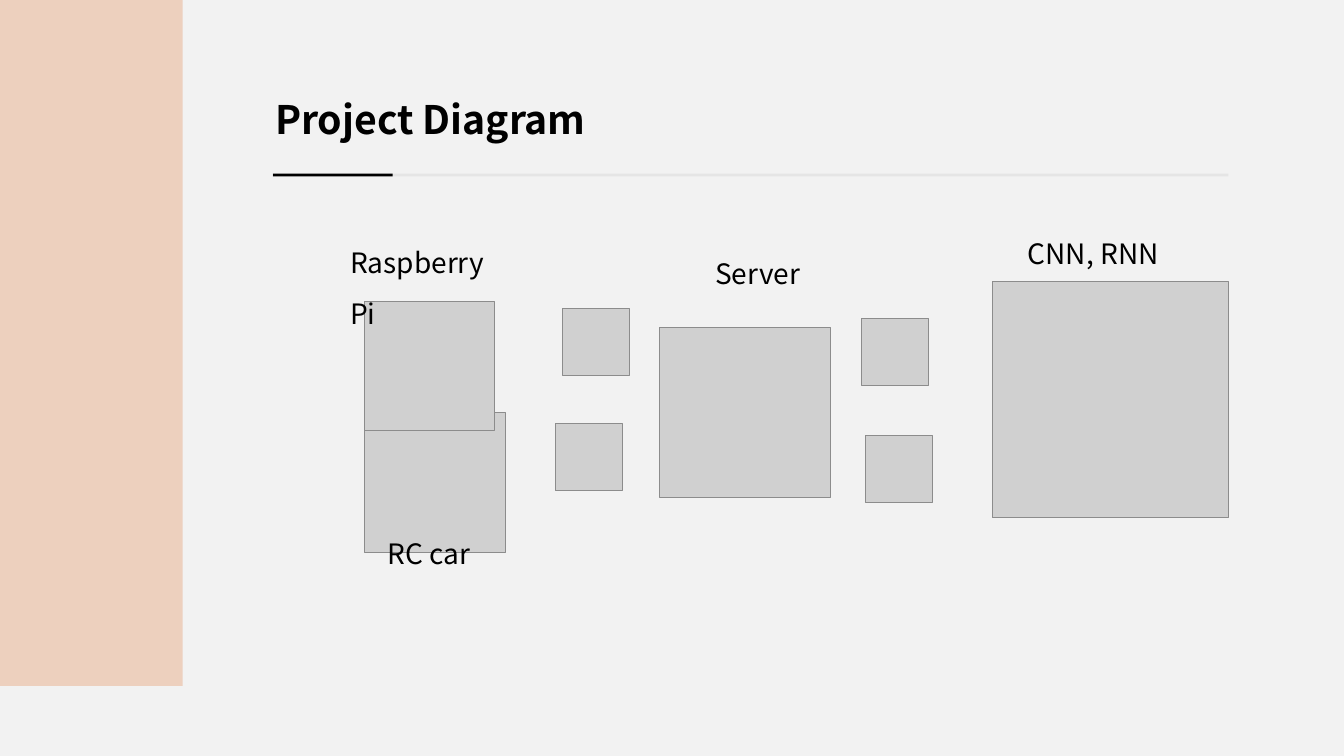
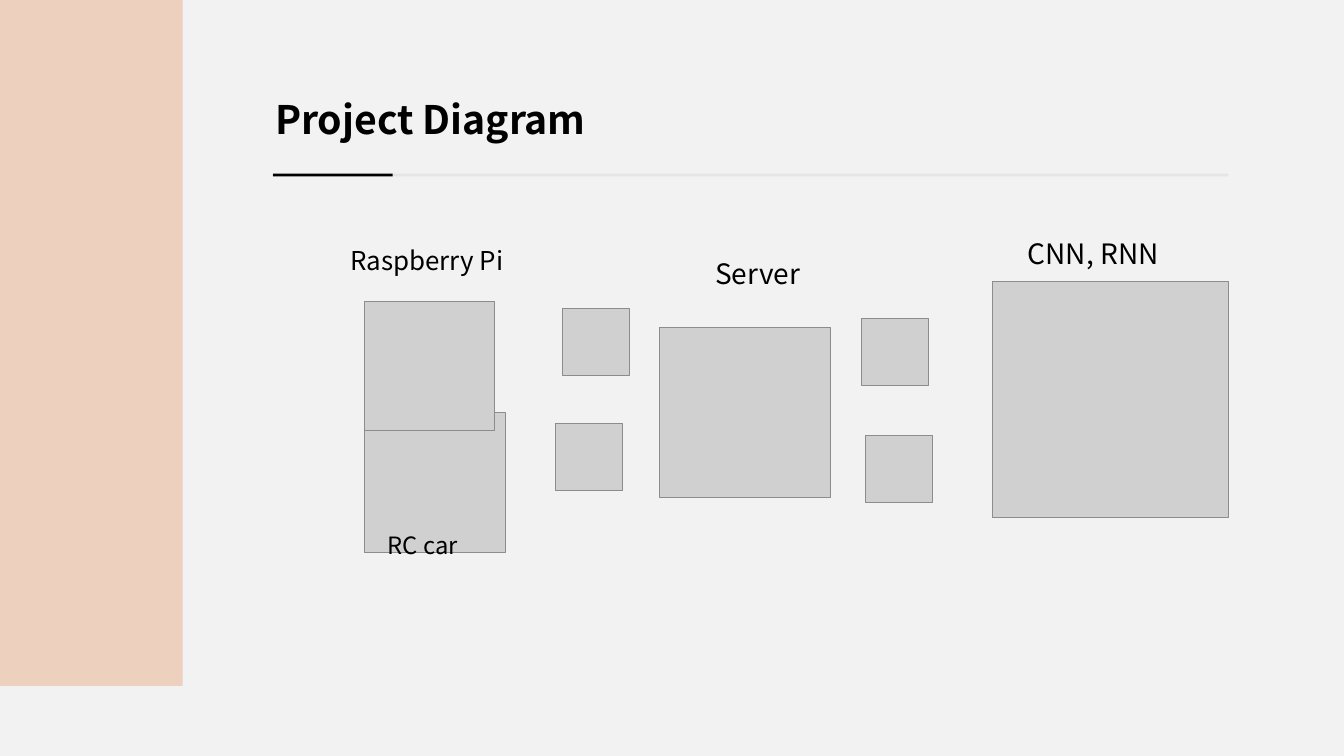
Before and after one commit to jsotouto/ICARUS, a slide deck: slide 23 of 경북과고 ICARUS 통합 PPT.pptx (slide 17 before the commit). Drawn at 1344x756 pixels with LibreOffice and Linux fonts; fonts in the diff are those of the drawing; grey boxes stand for pictures. Boxes give left, top, right and bottom in pixels: in the first picture for what was removed or moved away, otherwise in the second. Text is boxed around its words. In the diff, an @@ line names an element or a change of style, - is before the commit and + after.

```diff
--- a/경북과고 ICARUS 통합 PPT.pptx
+++ b/경북과고 ICARUS 통합 PPT.pptx
@@ text "Raspberry Pi" at (350,249,503,276): size 20 to 18.5 pt @@
@@ text "RC car" at (388,536,459,554): size 20 to 17 pt; line spacing 1.5 to 1.4 @@
```
Also in this commit, not shown: 2 other slides changed, 6 slides added.
